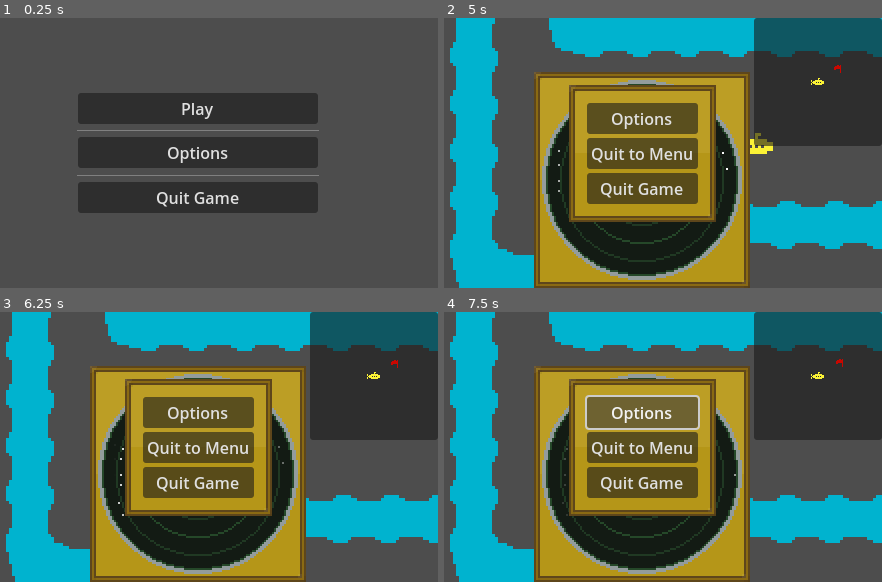
Above: before the commit, frames 1-4 (two rows, left to right).
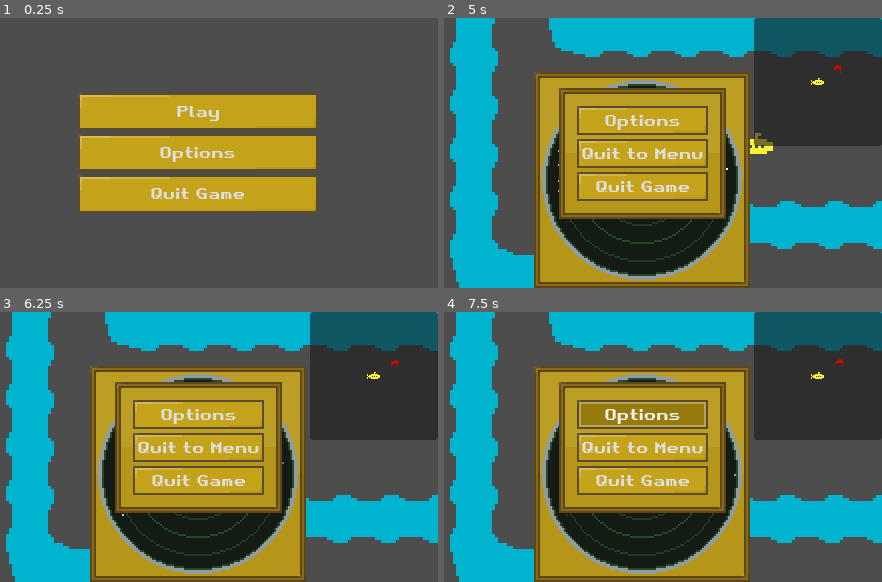
Above: after the commit, the same moments.

Repository: sparkworm/SonarScramble
Game: Godot game, scene res://scenes/main.tscn
The game is run twice, just before and just after one commit, with the same random seed, the same clock (stepped at 60 frames per second) and the same inputs. The engine's default icon, where the game draws it, is replaced by a stand-in: a white triangle on a blue panel in a dark square.
Inputs:
- Up to frame 1 (0.25 s): no input
- Up to frame 2 (5 s): click "Play" at 0.5 s; tap Enter at 1.25, 2.75 s; hold D (move_right) 1.28-2.03 s; tap Space (scan) at 1.35, 2, 2.1, 2.85, 3.5, 3.6, 4.35 s; hold S (move_down) 2.03-2.78 s; hold D (move_right) 2.78-3.53 s; hold W (move_up) 3.53-4.28 s; hold A (move_left) from 4.28 s (still down); tap Escape (menu) at 4.9 s
- Up to frame 3 (6.25 s): tap Space (scan) at 5.1, 5.85 s; tap Enter at 5.75 s; release A (move_left) at 5.78 s; hold S (move_down) from 5.78 s (still down)
- Up to frame 4 (7.5 s): release S (move_down) at 6.5 s; click "Options" at 6.5 s; hold D (move_right) from 7.28 s (still down)

The runs differ from the first frame. In frame 1, 23% of the frame differs, in the area x 17-73%, y 27-73%; in frame 2, 14%; in frame 3, 14%; in frame 4, 14%.

Commit message:
Added custom buttons and a custom font.

Diff:
--- a/scenes/transitional/credits.gd
+++ b/scenes/transitional/credits.gd
@@ -5,6 +5,6 @@
 func quit_to_menu() -> void:
 	MessageBus.game_scene_changed.emit(Globals.main_menu_scene)
 
-func _process(delta: float) -> void:
+func _process(_delta: float) -> void:
 	if Input.is_action_just_pressed("menu"):
 		quit_to_menu()
--- a/scenes/transitional/main_menu.tscn
+++ b/scenes/transitional/main_menu.tscn
@@ -1,7 +1,8 @@
-[gd_scene load_steps=3 format=3 uid="uid://dhiyq3vdqtigr"]
+[gd_scene load_steps=4 format=3 uid="uid://dhiyq3vdqtigr"]
 
 [ext_resource type="Script" path="res://scenes/transitional/main_menu.gd" id="1_drdet"]
 [ext_resource type="PackedScene" uid="uid://bket0bpc83r0a" path="res://scenes/levels/test_level.tscn" id="2_pcpja"]
+[ext_resource type="Theme" uid="uid://bfx602mu5pdlo" path="res://visuals/ui/ui_theme.tres" id="3_b0omw"]
 
 [node name="MainMenu" type="Node"]
 script = ExtResource("1_drdet")
@@ -16,6 +17,7 @@
 anchor_bottom = 1.0
 grow_horizontal = 2
 grow_vertical = 2
+theme = ExtResource("3_b0omw")
 
 [node name="MarginContainer" type="MarginContainer" parent="MenuLayer/MainMenuUI"]
 layout_mode = 1
@@ -39,6 +41,7 @@
 text = "Play"
 
 [node name="HSeparator" type="HSeparator" parent="MenuLayer/MainMenuUI/MarginContainer/VBoxContainer"]
+visible = false
 layout_mode = 2
 size_flags_vertical = 3
 
@@ -48,6 +51,7 @@
 text = "Options"
 
 [node name="HSeparator2" type="HSeparator" parent="MenuLayer/MainMenuUI/MarginContainer/VBoxContainer"]
+visible = false
 layout_mode = 2
 size_flags_vertical = 3
 
--- a/scenes/ui/pause_menu.tscn
+++ b/scenes/ui/pause_menu.tscn
@@ -41,15 +41,18 @@
 [node name="OptionsButton" type="Button" parent="PanelContainer/MarginContainer/VBoxContainer"]
 layout_mode = 2
 size_flags_vertical = 3
+theme = ExtResource("1_e532m")
 text = "Options"
 
 [node name="MainMenuButton" type="Button" parent="PanelContainer/MarginContainer/VBoxContainer"]
 layout_mode = 2
+theme = ExtResource("1_e532m")
 text = "Quit to Menu"
 
 [node name="QuitButton" type="Button" parent="PanelContainer/MarginContainer/VBoxContainer"]
 layout_mode = 2
 size_flags_vertical = 3
+theme = ExtResource("1_e532m")
 text = "Quit Game"
 
 [connection signal="pressed" from="PanelContainer/MarginContainer/VBoxContainer/OptionsButton" to="." method="_on_options_button_pressed"]
--- a/visuals/ui/ui_theme.tres
+++ b/visuals/ui/ui_theme.tres
@@ -1,6 +1,48 @@
-[gd_resource type="Theme" load_steps=3 format=3 uid="uid://bfx602mu5pdlo"]
+[gd_resource type="Theme" load_steps=10 format=3 uid="uid://bfx602mu5pdlo"]
 
 [ext_resource type="Texture2D" uid="uid://1n521ahjgncu" path="res://visuals/ui/Panel002.png" id="1_413td"]
+[ext_resource type="Texture2D" uid="uid://svh7u42470ag" path="res://visuals/ui/Button001.png" id="1_yqwa2"]
+[ext_resource type="FontFile" uid="uid://dqo4xgieal6vk" path="res://visuals/ui/Retro Gaming.ttf" id="3_xrunx"]
+
+[sub_resource type="StyleBoxTexture" id="StyleBoxTexture_f7s63"]
+texture = ExtResource("1_yqwa2")
+texture_margin_left = 4.0
+texture_margin_top = 4.0
+texture_margin_right = 4.0
+texture_margin_bottom = 4.0
+region_rect = Rect2(0, 72, 24, 24)
+
+[sub_resource type="StyleBoxTexture" id="StyleBoxTexture_rfmvr"]
+texture = ExtResource("1_yqwa2")
+texture_margin_left = 4.0
+texture_margin_top = 4.0
+texture_margin_right = 4.0
+texture_margin_bottom = 4.0
+region_rect = Rect2(0, 24, 24, 24)
+
+[sub_resource type="StyleBoxTexture" id="StyleBoxTexture_kn1vt"]
+texture = ExtResource("1_yqwa2")
+texture_margin_left = 4.0
+texture_margin_top = 4.0
+texture_margin_right = 4.0
+texture_margin_bottom = 4.0
+region_rect = Rect2(0, 24, 24, 24)
+
+[sub_resource type="StyleBoxTexture" id="StyleBoxTexture_2dce6"]
+texture = ExtResource("1_yqwa2")
+texture_margin_left = 4.0
+texture_margin_top = 4.0
+texture_margin_right = 4.0
+texture_margin_bottom = 4.0
+region_rect = Rect2(0, 0, 24, 24)
+
+[sub_resource type="StyleBoxTexture" id="StyleBoxTexture_7ih4i"]
+texture = ExtResource("1_yqwa2")
+texture_margin_left = 4.0
+texture_margin_top = 4.0
+texture_margin_right = 4.0
+texture_margin_bottom = 4.0
+region_rect = Rect2(0, 48, 24, 24)
 
 [sub_resource type="StyleBoxTexture" id="StyleBoxTexture_vj3we"]
 texture = ExtResource("1_413td")
@@ -10,4 +52,10 @@
 texture_margin_bottom = 8.0
 
 [resource]
+default_font = ExtResource("3_xrunx")
+Button/styles/disabled = SubResource("StyleBoxTexture_f7s63")
+Button/styles/focus = SubResource("StyleBoxTexture_rfmvr")
+Button/styles/hover = SubResource("StyleBoxTexture_kn1vt")
+Button/styles/normal = SubResource("StyleBoxTexture_2dce6")
+Button/styles/pressed = SubResource("StyleBoxTexture_7ih4i")
 PanelContainer/styles/panel = SubResource("StyleBoxTexture_vj3we")
Binary file added: visuals/to_import/Button001.ase
Binary file added: visuals/ui/Button001.png
Not shown, added: visuals/ui/Button001.png.import
Binary file added: visuals/ui/Retro Gaming.ttf
Not shown, added: visuals/ui/Retro Gaming.ttf.import
